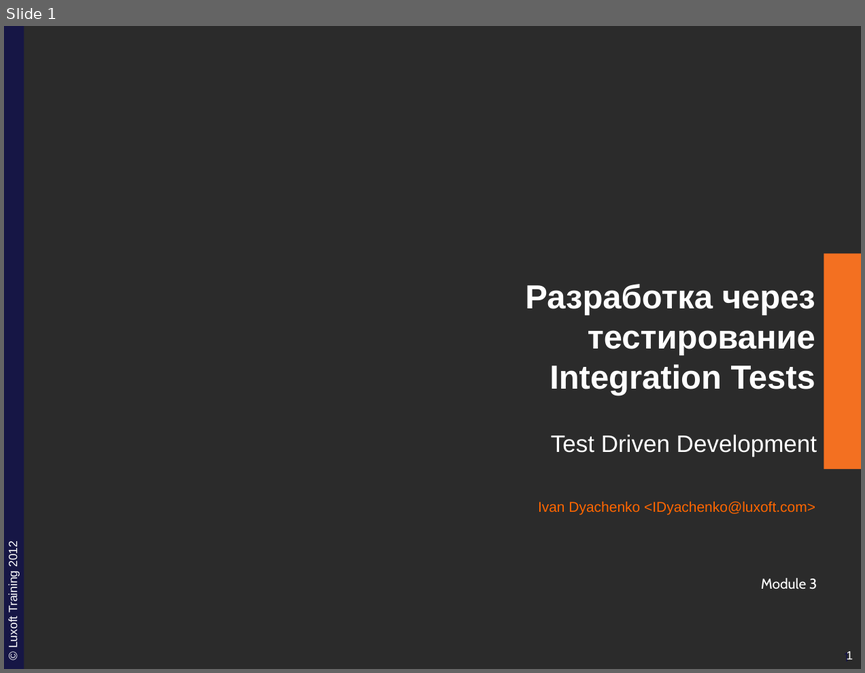
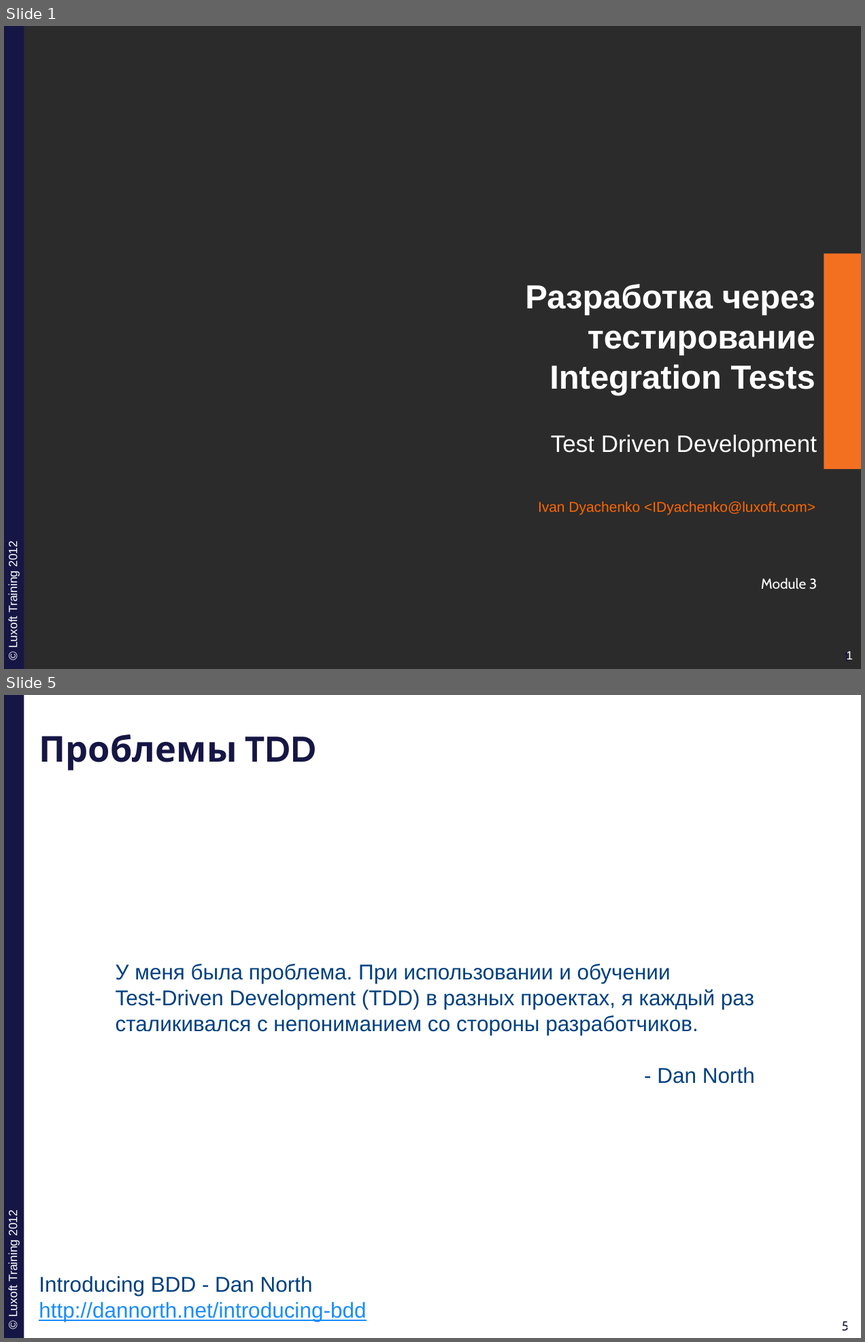
Before and after one commit to ivan-dyachenko/Trainings, a slide deck: Test Driven Development/materials/pptx/7. TDD-BDD.pptx. Shown one above the other, each under a label of ours: slide 1 before the commit, slides 1 and 5 after it; the slides between them are not shown. The pictures are 865x673 and 865x1342 pixels, drawn with LibreOffice and Linux fonts; fonts in the diff are those of the drawing; background and template pictures are left out; a plain dark background stands for a picture behind light text. Boxes give left, top, right and bottom in pixels: in the first picture for what was removed or moved away, otherwise in the second. Text is boxed around its words. In the diff, an @@ line names an element or a change of style, - is before the commit and + after.

```diff
--- a/Test Driven Development/materials/pptx/7. TDD-BDD.pptx
+++ b/Test Driven Development/materials/pptx/7. TDD-BDD.pptx
@@ slide 5 added at [4,695,861,1338], background #FFFFFF; not listed: 4 template elements that a slide beside it also shows @@
@@ title added at [39,734,317,770], 30 pt, text #161645, bold @@
+Проблемы TDD
@@ text added at [116,964,755,1083], 18 pt, text #004080 @@
+У меня была проблема. При использовании и обучении
+Test-Driven Development (TDD) в разных проектах, я каждый раз сталикивался с непониманием со стороны разработчиков.
+- Dan North
@@ text added at [39,1276,366,1321], 18 pt, text #198CFF, underline @@
+Introducing BDD - Dan North
+http://dannorth.net/introducing-bdd
```
Also in this commit, not shown: 1 slide changed, 11 other slides added, 1 slide removed, 13 other files.
